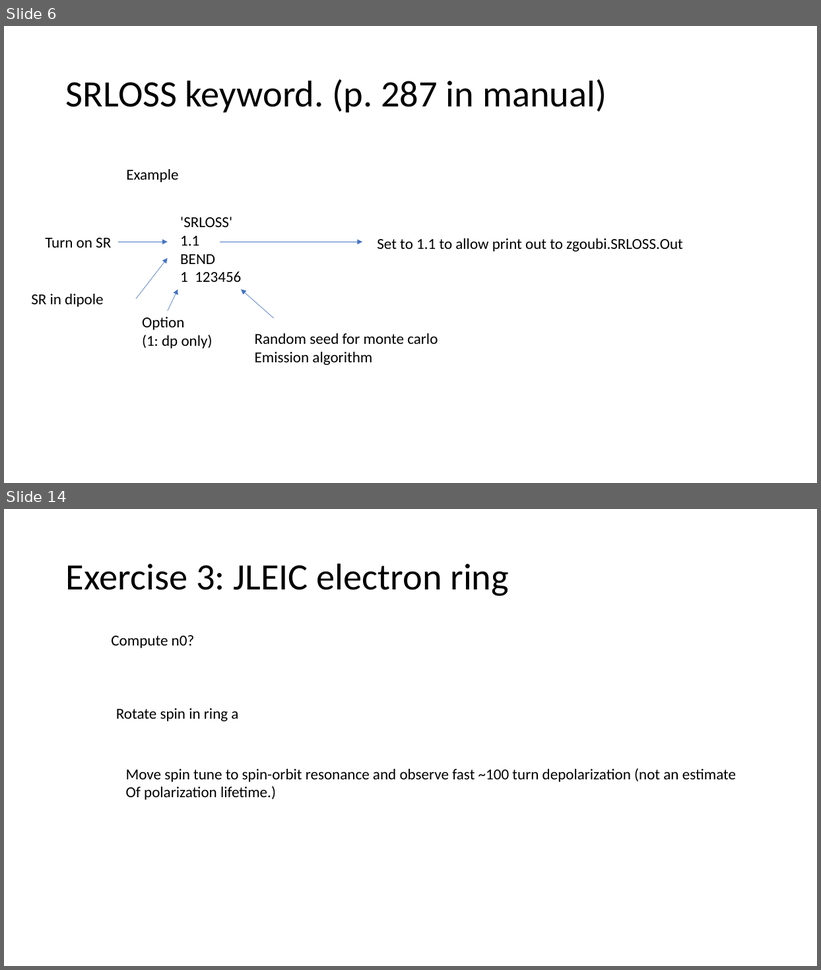
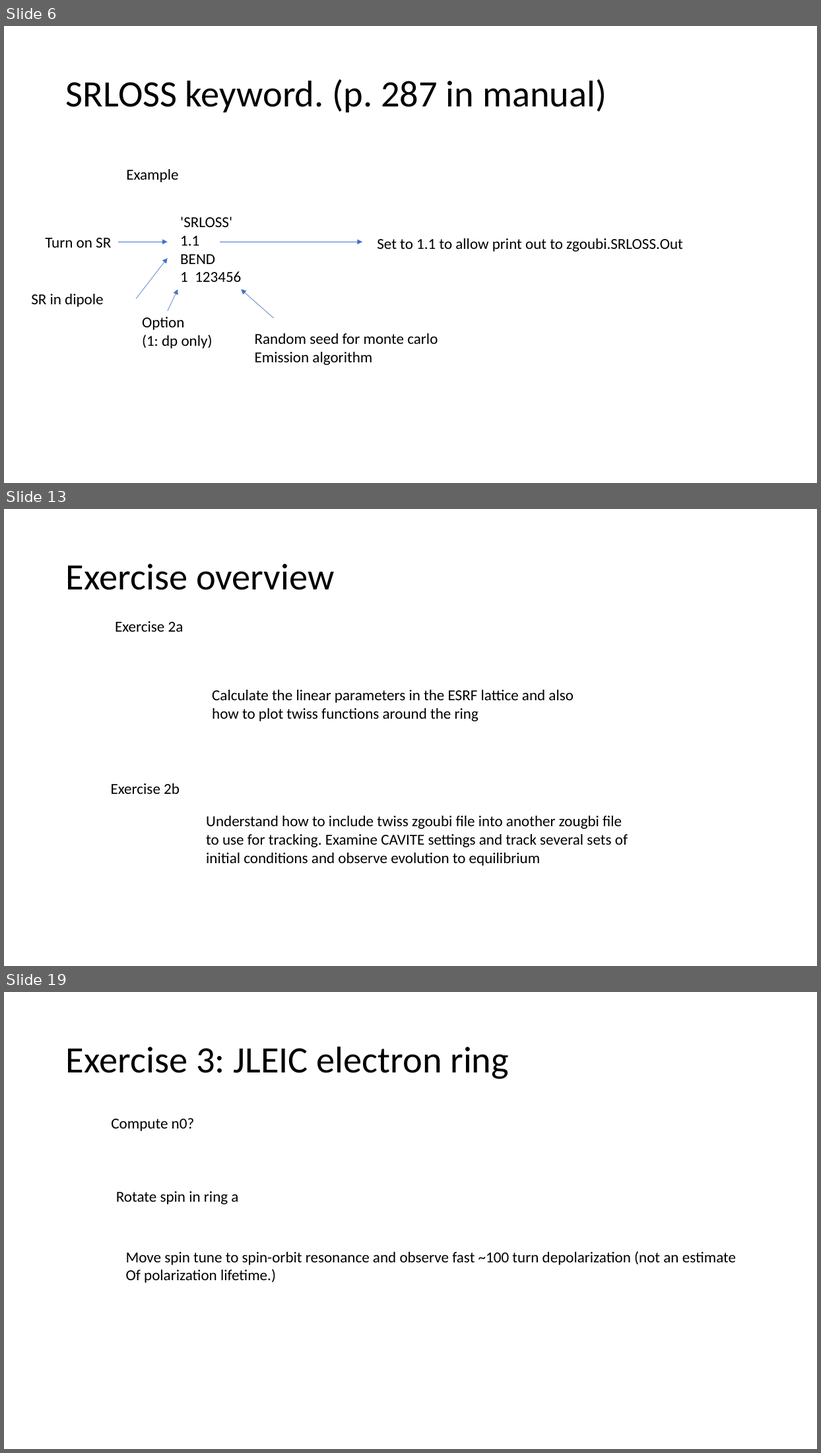
Before and after one commit to radiasoft/Zgoubi-Workshop, a slide deck: Tutorials/Tuesday/TutTu1/Tuesday Tutorial Slides.pptx. Shown one above the other, each under a label of ours: slides 6 and 14 before the commit, slides 6, 13 and 19 after it; the slides between them are not shown. The pictures are 821x970 and 821x1453 pixels, drawn with LibreOffice and Linux fonts; fonts in the diff are those of the drawing. Boxes give left, top, right and bottom in pixels: in the first picture for what was removed or moved away, otherwise in the second. Text is boxed around its words. In the diff, an @@ line names an element or a change of style, - is before the commit and + after.

```diff
--- a/Tutorials/Tuesday/TutTu1/Tuesday Tutorial Slides.pptx
+++ b/Tutorials/Tuesday/TutTu1/Tuesday Tutorial Slides.pptx
@@ slide 13 added at [4, 509, 817, 966], background #FFFFFF @@
@@ title added at [66, 564, 334, 590], 44 pt, text #000000 @@
+Exercise overview
@@ text added at [115, 621, 184, 632], 18 pt, text #000000 @@
+Exercise 2a
@@ text added at [212, 690, 574, 722], 18 pt, text #000000 @@
+Calculate the linear parameters in the ESRF lattice and also how to plot twiss functions around the ring
@@ text added at [111, 784, 180, 794], 18 pt, text #000000 @@
+Exercise 2b
@@ text added at [206, 816, 628, 866], 18 pt, text #000000 @@
+Understand how to include twiss zgoubi file into another zougbi file to use for tracking. Examine CAVITE settings and track several sets of initial conditions and observe evolution to equilibrium
@@ what was slide 14 is now slide 19 @@
```
Also in this commit, not shown: 4 slides changed, 9 other slides added, 5 slides removed.
